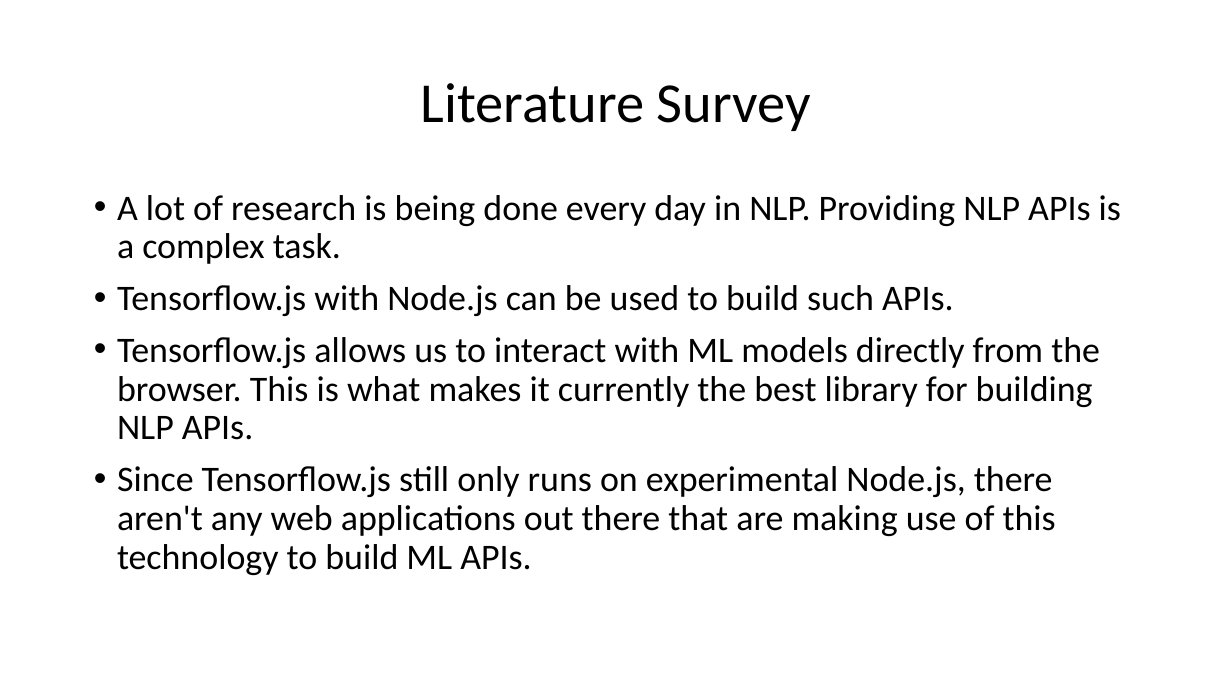
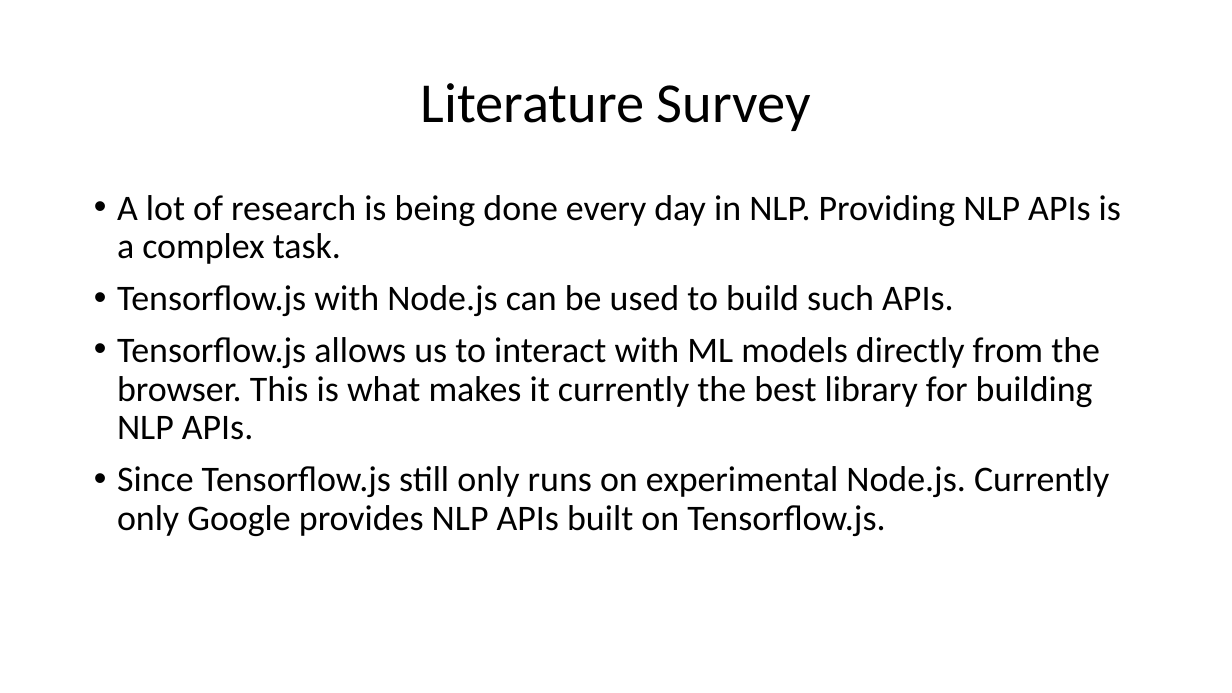
Before and after one commit to HarshaKy/text-classifier, a slide deck: slide 6 of docs/Presentation.pptx. Drawn at 1232x693 pixels with LibreOffice and Linux fonts; fonts in the diff are those of the drawing. Boxes give left, top, right and bottom in pixels: in the first picture for what was removed or moved away, otherwise in the second. Text is boxed around its words. In the diff, an @@ line names an element or a change of style, - is before the commit and + after.

Commit message:
updated presentation

```diff
--- a/docs/Presentation.pptx
+++ b/docs/Presentation.pptx
@@ text at [117,466,1109,536]: text changed @@
-• Since Tensorflow.js still only runs on experimental Node.js, there aren't any web applications out there that are making use of this technology to build ML APIs.
+• Since Tensorflow.js still only runs on experimental Node.js. Currently only Google provides NLP APIs built on Tensorflow.js.
```
Also in this commit, not shown: 1 other slide changed, 1 slide added.
